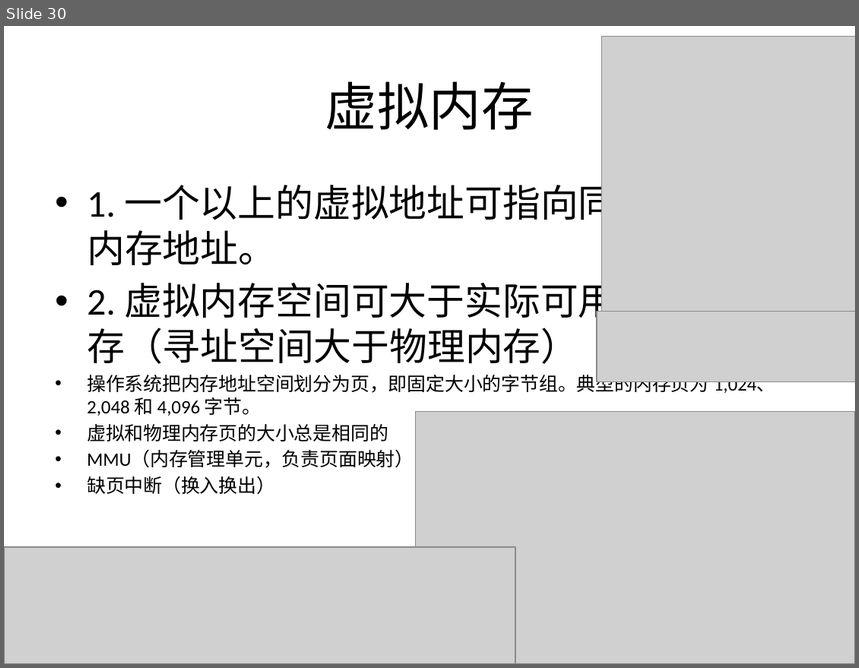
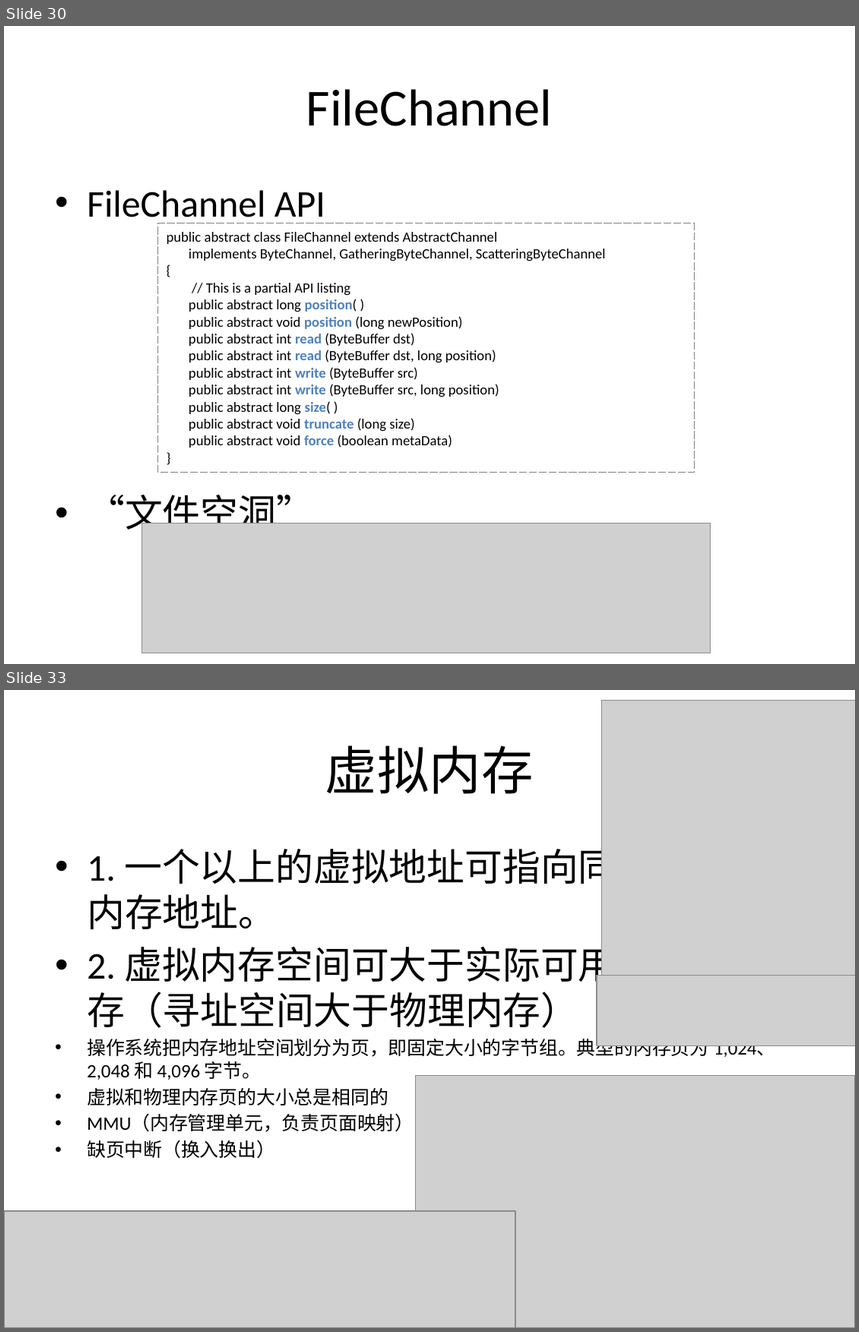
Before and after one commit to guhanjie/Knowledge-sharing, a slide deck: 扒一扒Java IO那些事儿.pptx. Shown one above the other, each under a label of ours: slide 30 before the commit, slides 30 and 33 after it; the slides between them are not shown. The pictures are 859x668 and 859x1332 pixels, drawn with LibreOffice and Linux fonts; fonts in the diff are those of the drawing; grey boxes stand for pictures. Boxes give left, top, right and bottom in pixels: in the first picture for what was removed or moved away, otherwise in the second. Text is boxed around its words. In the diff, an @@ line names an element or a change of style, - is before the commit and + after.

```diff
--- a/扒一扒Java IO那些事儿.pptx
+++ b/扒一扒Java IO那些事儿.pptx
@@ slide 30 added at (4, 26, 855, 664), background #FFFFFF @@
@@ title added at (306, 89, 552, 126), 44 pt, text #000000 @@
+FileChannel
@@ text added at (87, 190, 325, 537), 32 pt, text #000000 @@
+• FileChannel API
+• “文件空洞”
@@ rectangle added at (158, 224, 694, 473), outline #808080 0.75 pt dashed, 12 pt, text #000000 @@
+public abstract class FileChannel extends AbstractChannel
+implements ByteChannel, GatheringByteChannel, ScatteringByteChannel
+{
+// This is a partial API listing
+public abstract long position( )
+public abstract void position (long newPosition)
+public abstract int read (ByteBuffer dst)
+public abstract int read (ByteBuffer dst, long position)
+public abstract int write (ByteBuffer src)
+public abstract int write (ByteBuffer src, long position)
+public abstract long size( )
+public abstract void truncate (long size)
+public abstract void force (boolean metaData)
+}
@@ picture added at (142, 523, 711, 653) @@
@@ what was slide 30 is now slide 33 @@
```
Also in this commit, not shown: 3 slides changed, 8 other slides added.
